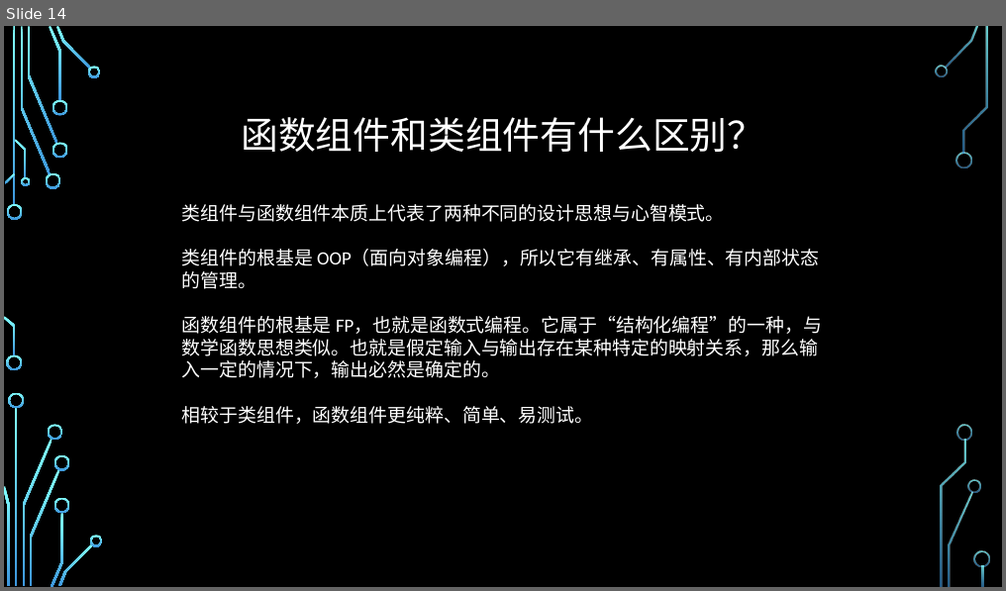
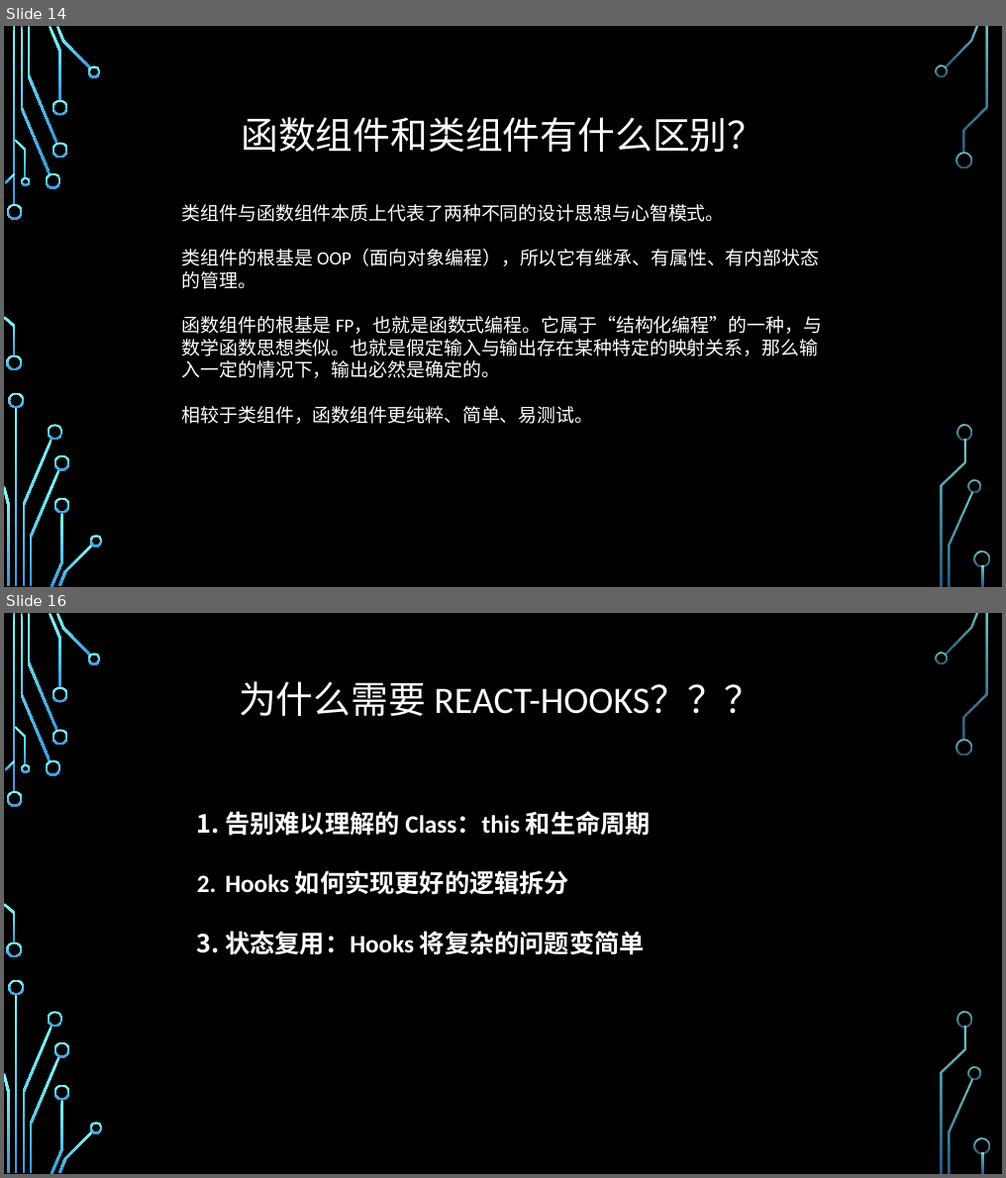
Before and after one commit to jiangyanghe/lagou-lesson, a slide deck: REACT/assets/react 分享.pptx. Shown one above the other, each under a label of ours: slide 14 before the commit, slides 14 and 16 after it; the slides between them are not shown. The pictures are 1006x591 and 1006x1178 pixels, drawn with LibreOffice and Linux fonts; fonts in the diff are those of the drawing; background and template pictures are left out. Boxes give left, top, right and bottom in pixels: in the first picture for what was removed or moved away, otherwise in the second. Text is boxed around its words. In the diff, an @@ line names an element or a change of style, - is before the commit and + after.

```diff
--- a/REACT/assets/react 分享.pptx
+++ b/REACT/assets/react 分享.pptx
@@ slide 16 added at [4,613,1002,1174], background picture (left out); not listed: 36 template elements that a slide beside it also shows @@
@@ title added at [239,681,761,716], 36 pt, text #FFFFFF @@
+为什么需要 REACT-HOOKS？？？
@@ text added at [225,811,650,956], 24 pt, text #FFFFFF, bold @@
+1. 告别难以理解的 Class：this 和生命周期
+2. Hooks 如何实现更好的逻辑拆分
+3. 状态复用：Hooks 将复杂的问题变简单
```
Also in this commit, not shown: 1 slide changed, 2 other slides added, 2 other files.
